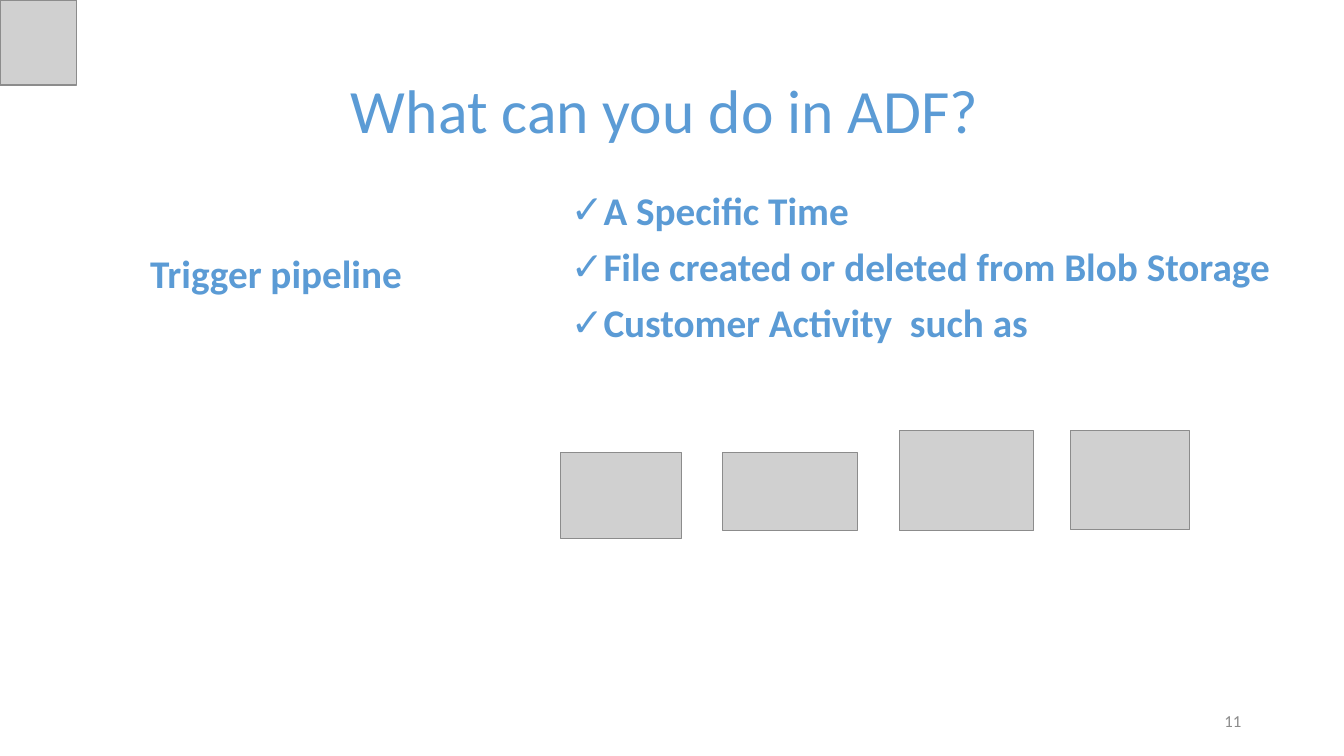
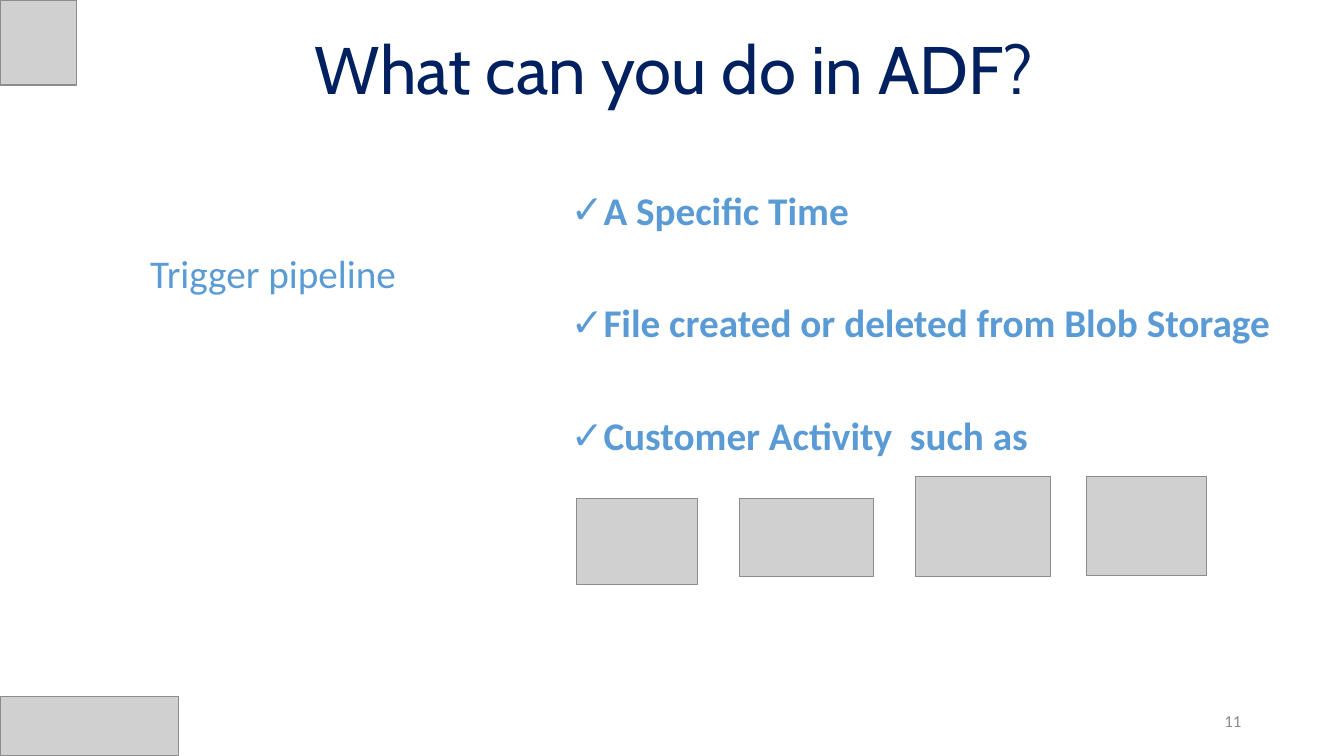
Before and after one commit to alpaBuddhabhatti/CloudBrew2022, a slide deck: slide 11 of Sentiment Analysis using Azure Data Factory and Azure Cognitive service_CloudBrew2022.pptx. Drawn at 1344x756 pixels with LibreOffice and Linux fonts; fonts in the diff are those of the drawing; grey boxes stand for pictures. Boxes give left, top, right and bottom in pixels: in the first picture for what was removed or moved away, otherwise in the second. Text is boxed around its words. In the diff, an @@ line names an element or a change of style, - is before the commit and + after.

```diff
--- a/Sentiment Analysis using Azure Data Factory and Azure Cognitive service_CloudBrew2022.pptx
+++ b/Sentiment Analysis using Azure Data Factory and Azure Cognitive service_CloudBrew2022.pptx
@@ title "What can you do in ...": place and size @@
-title "What can you do in ..." at [351,90,978,143]
+title "What can you do in ..." at [315,43,1033,110]
@@ title "What can you do in ..." at [315,43,1033,110]: size 44 to 48 pt, font Calibri to Cabin, text colour #5B9BD5 to #002060 @@
@@ text "A Specific Time" rewrapped from [604,197,1270,343] to [604,197,1270,456] @@
@@ text "Trigger pipeline" at [150,261,396,295]: bold off @@
@@ picture: place and size @@
-picture at [899,431,1033,530]
+picture at [917,477,1051,577]
@@ 3 pictures: place and size @@
-3 pictures at [561,431,1191,538]
+3 pictures at [577,477,1207,584]
@@ picture added at [1,696,178,756] @@
```
Also in this commit, not shown: 22 other slides changed.
